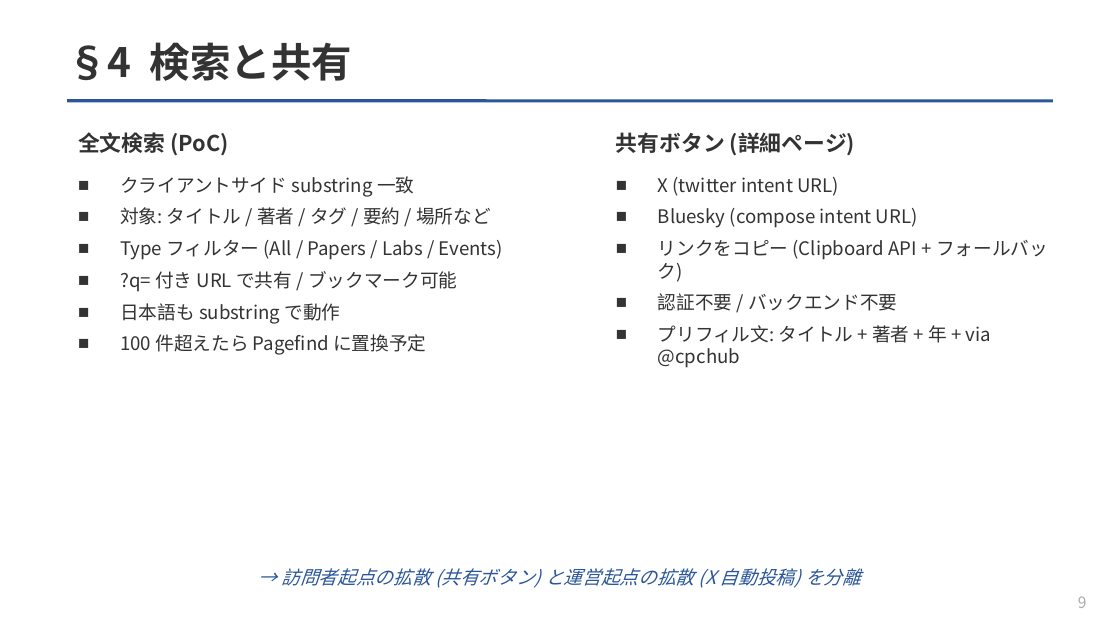
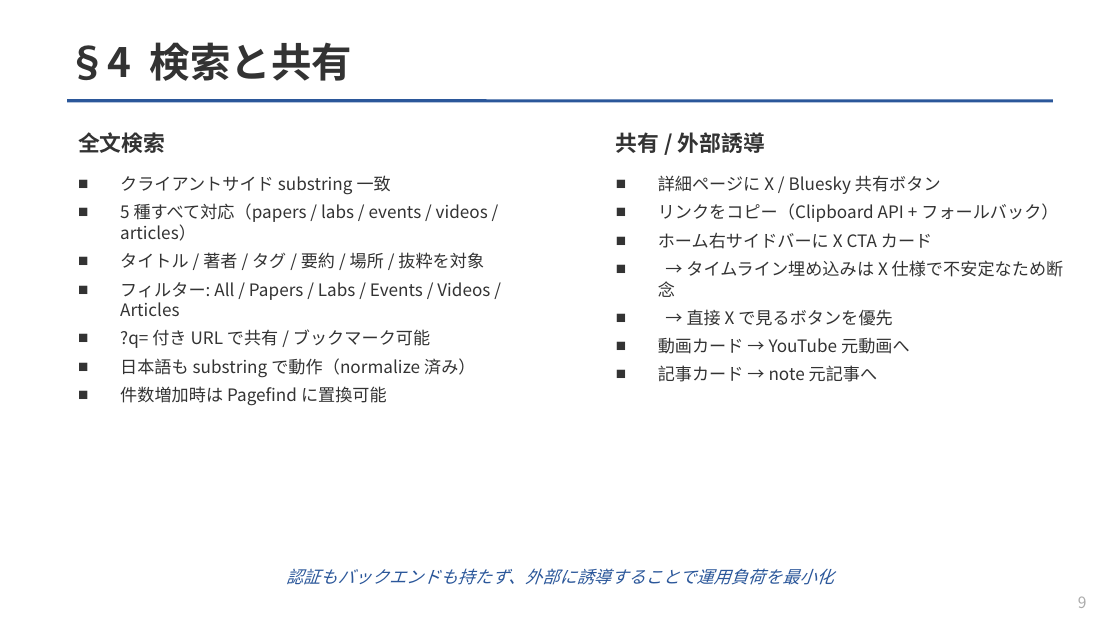
Before and after one commit to Taiyou/cpc-hub, a slide deck: slide 9 of slides/CPC-Hub-構成設計.pptx. Drawn at 1120x630 pixels with LibreOffice and Linux fonts; fonts in the diff are those of the drawing. Boxes give left, top, right and bottom in pixels: in the first picture for what was removed or moved away, otherwise in the second. Text is boxed around its words. In the diff, an @@ line names an element or a change of style, - is before the commit and + after.

```diff
--- a/slides/CPC-Hub-構成設計.pptx
+++ b/slides/CPC-Hub-構成設計.pptx
@@ text at <box>78,132,165,153</box>: text changed @@
-全文検索 (PoC)
+全文検索
@@ text at <box>616,132,765,153</box>: text changed @@
-共有ボタン (詳細ページ)
+共有 / 外部誘導
@@ text at <box>120,175,430,348</box>: size 12 to 11 pt in "クライアントサイド substring 一致", "?q= 付き URL で共有 / ブックマーク可能"; less space between paragraphs @@
@@ text at <box>658,175,1064,382</box>: text changed; size 12 to 11 pt @@
-■ X (twitter intent URL)
-■ Bluesky (compose intent URL)
-■ リンクをコピー (Clipboard API + フォールバック)
-■ 認証不要 / バックエンド不要
-■ プリフィル文: タイトル + 著者 + 年 + via @cpchub
+■ 詳細ページに X / Bluesky 共有ボタン
+■ リンクをコピー（Clipboard API + フォールバック）
+■ ホーム右サイドバーに X CTA カード
+■ → タイムライン埋め込みは X 仕様で不安定なため断念
+■ → 直接 X で見るボタンを優先
+■ 動画カード → YouTube 元動画へ
+■ 記事カード → note 元記事へ
@@ text at <box>120,203,490,316</box>: text changed; size 12 to 11 pt @@
-■ 対象: タイトル / 著者 / タグ / 要約 / 場所など
-■ Type フィルター (All / Papers / Labs / Events)
+■ 5 種すべて対応（papers / labs / events / videos / articles）
+■ タイトル / 著者 / タグ / 要約 / 場所 / 抜粋を対象
+■ フィルター: All / Papers / Labs / Events / Videos / Articles
@@ text at <box>120,358,475,406</box>: text changed; size 12 to 11 pt @@
-■ 日本語も substring で動作
-■ 100 件超えたら Pagefind に置換予定
+■ 日本語も substring で動作（normalize 済み）
+■ 件数増加時は Pagefind に置換可能
@@ text at <box>286,568,834,585</box>: text changed; size 12 to 11 pt @@
-→ 訪問者起点の拡散 (共有ボタン) と運営起点の拡散 (X 自動投稿) を分離
+認証もバックエンドも持たず、外部に誘導することで運用負荷を最小化
```
Also in this commit, not shown: 12 other slides changed, 4 other files.
